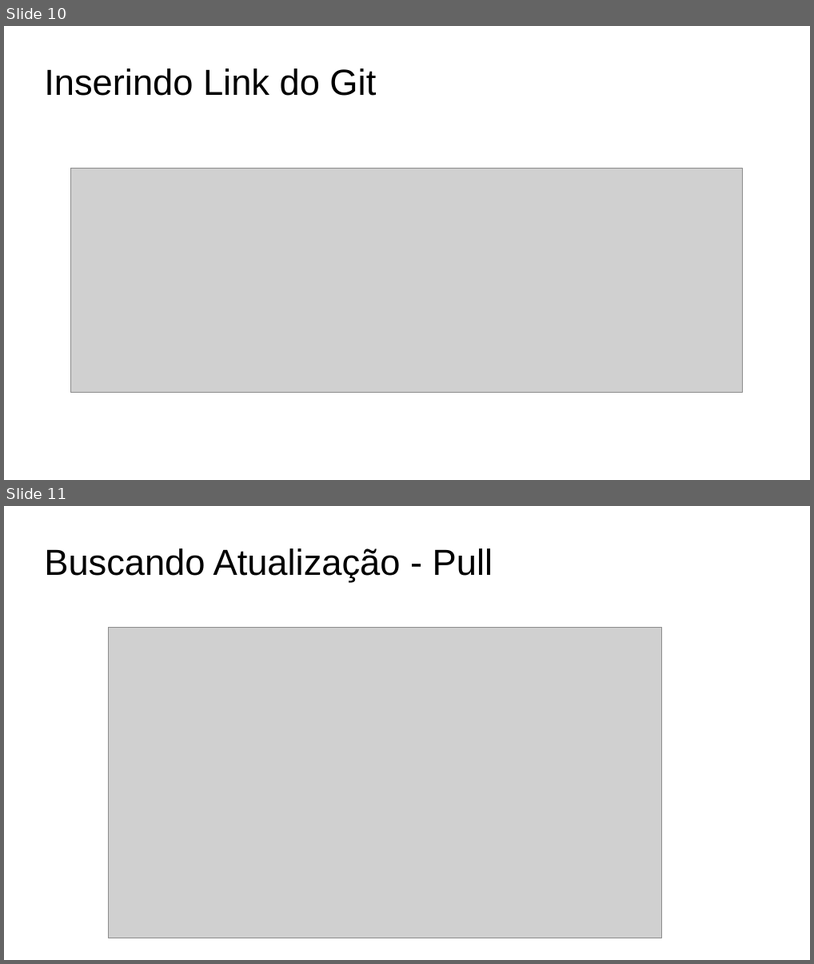
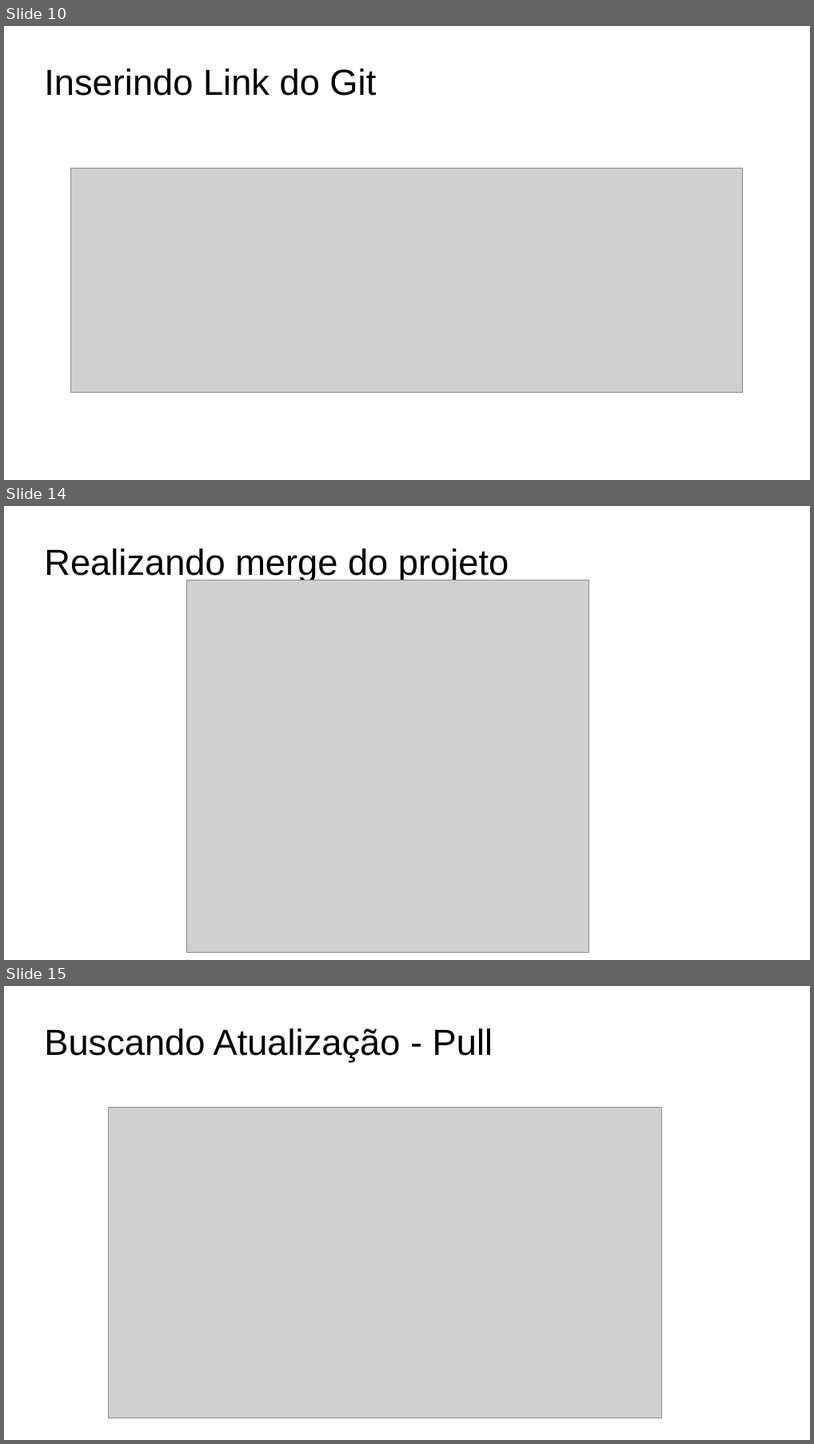
Before and after one commit to vinicius023/AprasentacaoGit, a slide deck: SlidesIntellij.odp. Shown one above the other, each under a label of ours: slides 10 and 11 before the commit, slides 10, 14 and 15 after it; the slides between them are not shown. The pictures are 814x964 and 814x1444 pixels, drawn with LibreOffice and Linux fonts; fonts in the diff are those of the drawing; grey boxes stand for pictures; background and template pictures are left out. Boxes give left, top, right and bottom in pixels: in the first picture for what was removed or moved away, otherwise in the second. Text is boxed around its words. In the diff, an @@ line names an element or a change of style, - is before the commit and + after.

```diff
--- a/SlidesIntellij.odp
+++ b/SlidesIntellij.odp
@@ slide 14 added at [4,506,810,960], background #FFFFFF @@
@@ title added at [44,548,509,582], 35.7 pt, text #000000 @@
+Realizando merge do projeto
@@ picture added at [187,580,590,952] @@
@@ what was slide 11 is now slide 15 @@
```
Also in this commit, not shown: 1 slide changed, 4 other slides added, 1 slide removed, 2 other files.
